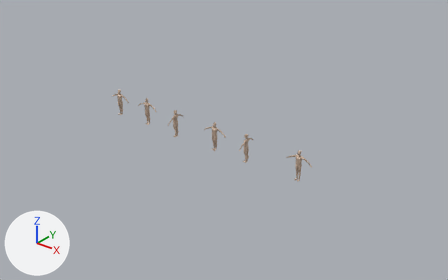
An edit to the Blender file ehdcjf10.blend, drawn before and after from the same camera.
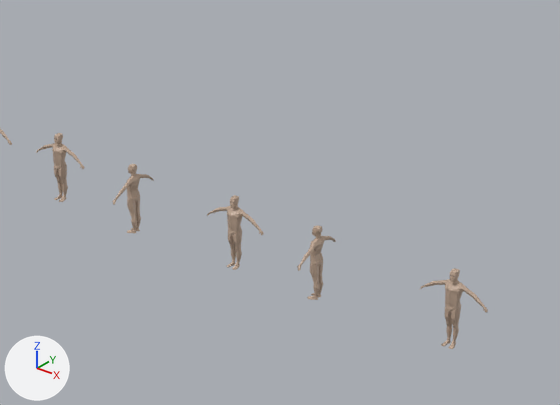
The first picture shows the older version from a 50 mm camera at (163.5, -141.7, 92.2) aimed at (43.6, 8.2, -0.7). The close-ups show both versions on the part from 28% to 76% of the width and 17% to 73% of the height of that picture; other places that the commit changed are outside them. The axes (+X, +Y, +Z) are drawn at lower left. The lights are the same throughout.

Script lines for the objects in view, before the commit:
```python
ob_cube_002 = bpy.data.objects.new('Cube.002', me_cube_002)
ob_cube_002.location = (14.9, 0.4, 0.1)
ob_cube_003 = bpy.data.objects.new('Cube.003', me_cube_003)
ob_cube_003.location = (29.9, -1.0, 0.0)
ob_cube_003.rotation_euler = (0.0, 0.0, -1.43)  # degrees (0, 0, -82)
ob_cube_004 = bpy.data.objects.new('Cube.004', me_cube_004)
ob_cube_004.location = (46.6, -0.5, 0.0)
ob_cube_005 = bpy.data.objects.new('Cube.005', me_cube_006)
ob_cube_005.location = (59.9, -1.0, 0.0)
ob_cube_005.rotation_euler = (0.0, 0.0, -1.43)  # degrees (0, 0, -82)
ob_cube_006 = bpy.data.objects.new('Cube.006', me_cube_007)
ob_cube_006.location = (78.9, -0.5, 0.0)
```
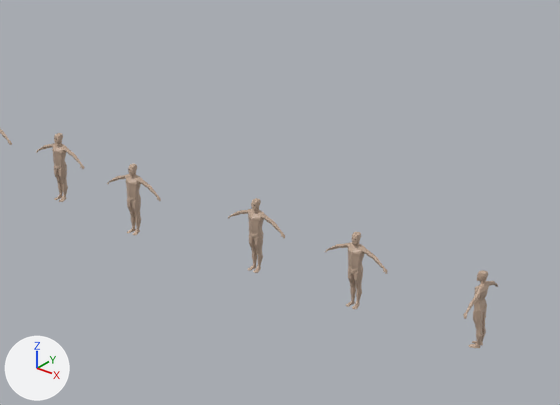
Boxes [x1, y1, x2, y2] around the edits, measured in the close-ups (560 x 405 px):
'Cube.005', moved: before [297, 225, 336, 300]; after [463, 270, 498, 348]
'Cube.006', moved (not visible afterwards): before [420, 268, 488, 349]
'Cube.009', added (brown): after [325, 232, 387, 309]
    faces in mat_skin (beige #bfa692): [325, 232, 387, 309]
'Cube.003', turned: before [112, 164, 154, 233]; after [107, 164, 161, 235]
'Cube.007', added (brown): after [228, 198, 285, 273]
    faces in mat_skin (beige #bfa692): [228, 198, 285, 273]
'Cube.004', moved (not visible afterwards): before [207, 195, 263, 270]

The edits, one by one:
Object 'Cube.003' (ob_cube_003) turns from (0, 0, -82) to (0, 0, 2.4) degrees about x, y and z.
Object 'Cube.004' (ob_cube_004) moves from (46.6, -0.5, 0.0) to (-28.8, -0.5, 0.0).
Object 'Cube.005' (ob_cube_005) moves from (59.9, -1.0, 0.0) to (81.7, 1.1, 0.0).
Object 'Cube.006' (ob_cube_006) moves from (78.9, -0.5, 0.0) to (100.0, -0.4, 0.0).
Object 'Cube.009' (ob_cube_009) is new; it shows a copy of the mesh of ob_cube_006.
Its location is (64.6, 0.4, 0.0).
It gains a MIRROR modifier named 'Mirror'.
Modifier setting: use_clip = True.
Object 'Cube.007' (ob_cube_007) is new; it shows a copy of the mesh of ob_cube_006.
Its location is (49.3, 0.5, 0.0).
It gains a MIRROR modifier named 'Mirror'.
Modifier setting: use_clip = True.
